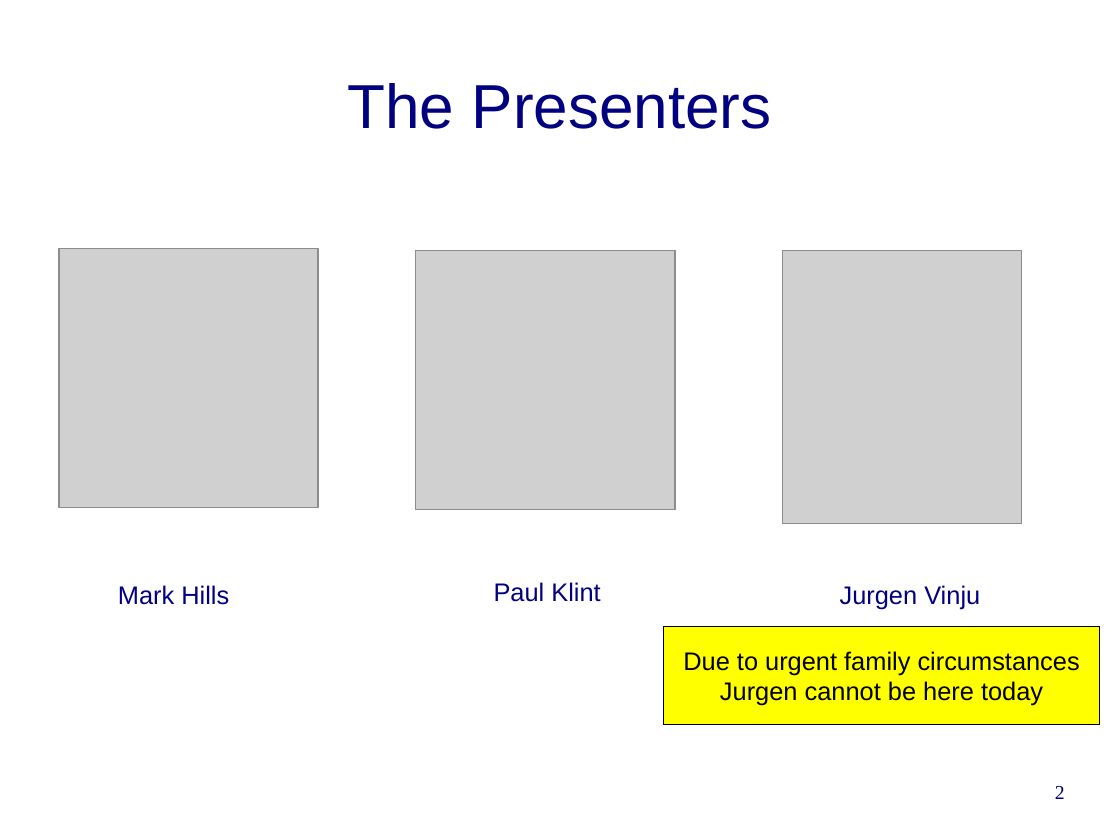
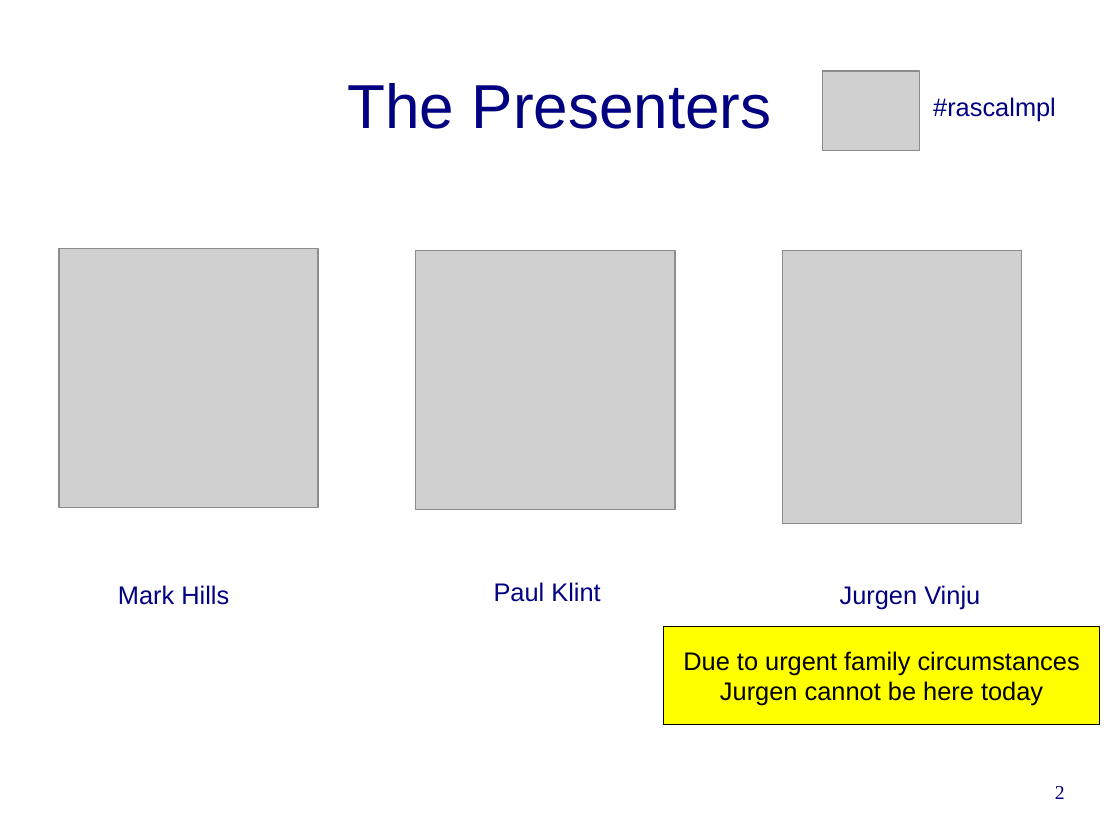
Before and after one commit to cwi-swat/rascal-course-pldi-2015, a slide deck: slide 2 of presentations/Welcome.odp. Drawn at 1120x840 pixels with LibreOffice and Linux fonts; fonts in the diff are those of the drawing; grey boxes stand for pictures; background and template pictures are left out. Boxes give left, top, right and bottom in pixels: in the first picture for what was removed or moved away, otherwise in the second. Text is boxed around its words. In the diff, an @@ line names an element or a change of style, - is before the commit and + after.

```diff
--- a/presentations/Welcome.odp
+++ b/presentations/Welcome.odp
@@ picture added at bbox=[822, 71, 920, 150] @@
@@ text added at bbox=[933, 97, 1056, 121], 18 pt, text #000080 @@
+#rascalmpl
```
Also in this commit, not shown: 1 other slide changed.
